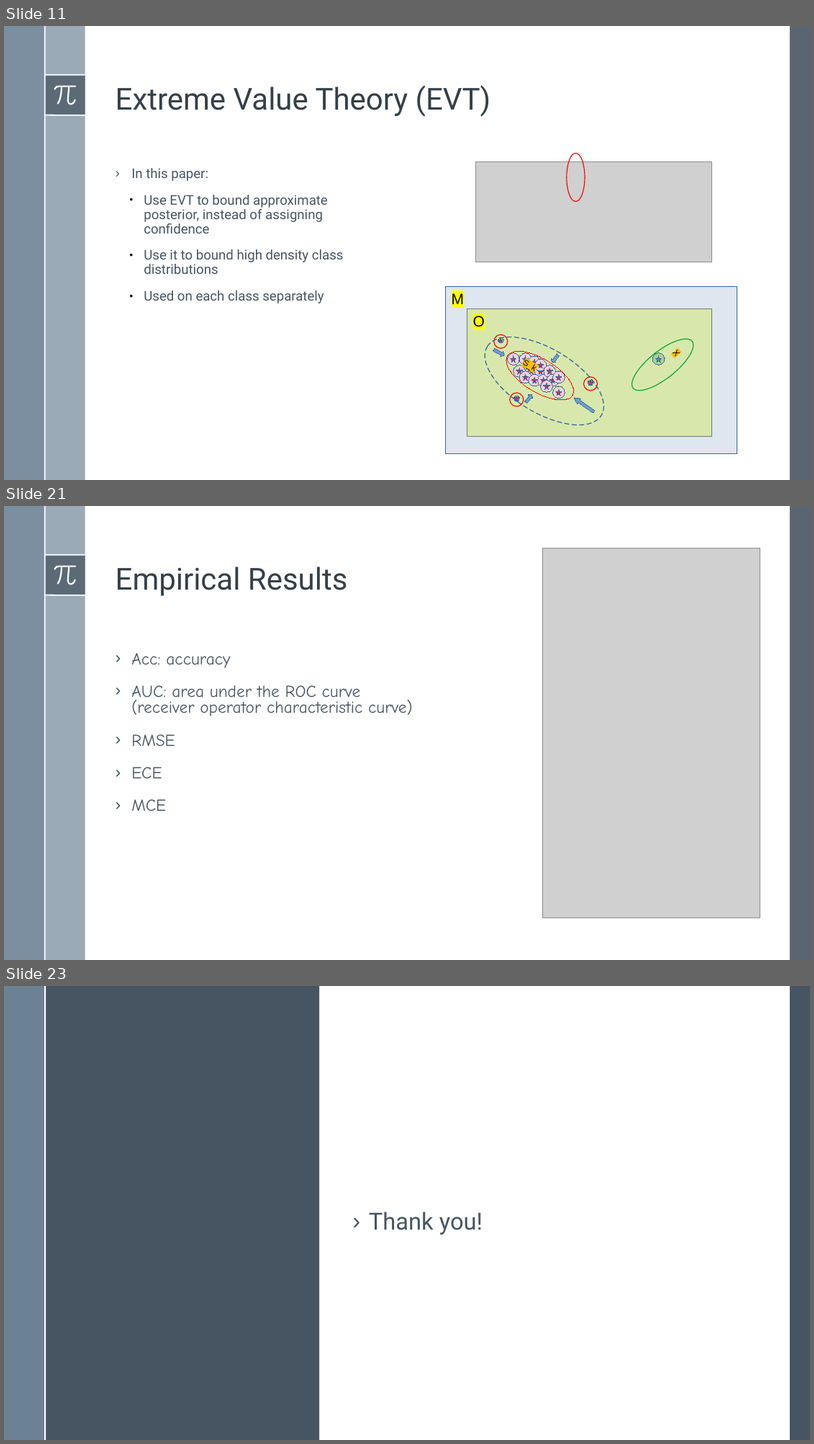
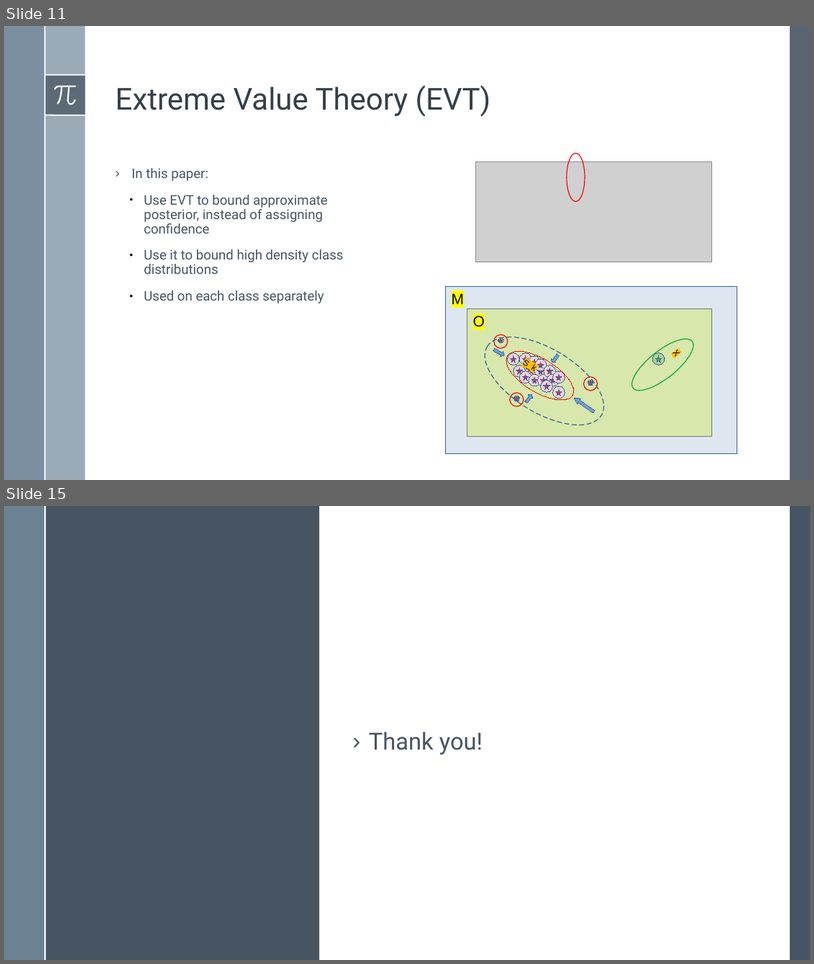
Before and after one commit to BardiaMojra/presentations, a slide deck: unified_probabilistic_deep_continual_learning_through_generative_replay_and_open_set_recognition/presentation.odp. Shown one above the other, each under a label of ours: slides 11, 21 and 23 before the commit, slides 11 and 15 after it; the slides between them are not shown. The pictures are 814x1444 and 814x964 pixels, drawn with LibreOffice and Linux fonts; fonts in the diff are those of the drawing; grey boxes stand for pictures. Boxes give left, top, right and bottom in pixels: in the first picture for what was removed or moved away, otherwise in the second. Text is boxed around its words. In the diff, an @@ line names an element or a change of style, - is before the commit and + after.

```diff
--- a/unified_probabilistic_deep_continual_learning_through_generative_replay_and_open_set_recognition/presentation.odp
+++ b/unified_probabilistic_deep_continual_learning_through_generative_replay_and_open_set_recognition/presentation.odp
@@ slide 21 removed at box(4, 506, 810, 960), background #FFFFFF; not listed: 8 template elements that a slide beside it also shows @@
@@ picture removed at box(543, 548, 760, 917) @@
@@ text removed at box(116, 566, 348, 596) @@
-Empirical Results
@@ text removed at box(131, 653, 413, 811) @@
-› Acc: accuracy
-› AUC: area under the ROC curve (receiver operator characteristic curve)
-› RMSE
-› ECE
-› MCE
@@ what was slide 23 is now slide 15 @@
```
Also in this commit, not shown: 3 slides changed, 3 slides added, 10 other slides removed, 1 other file.
